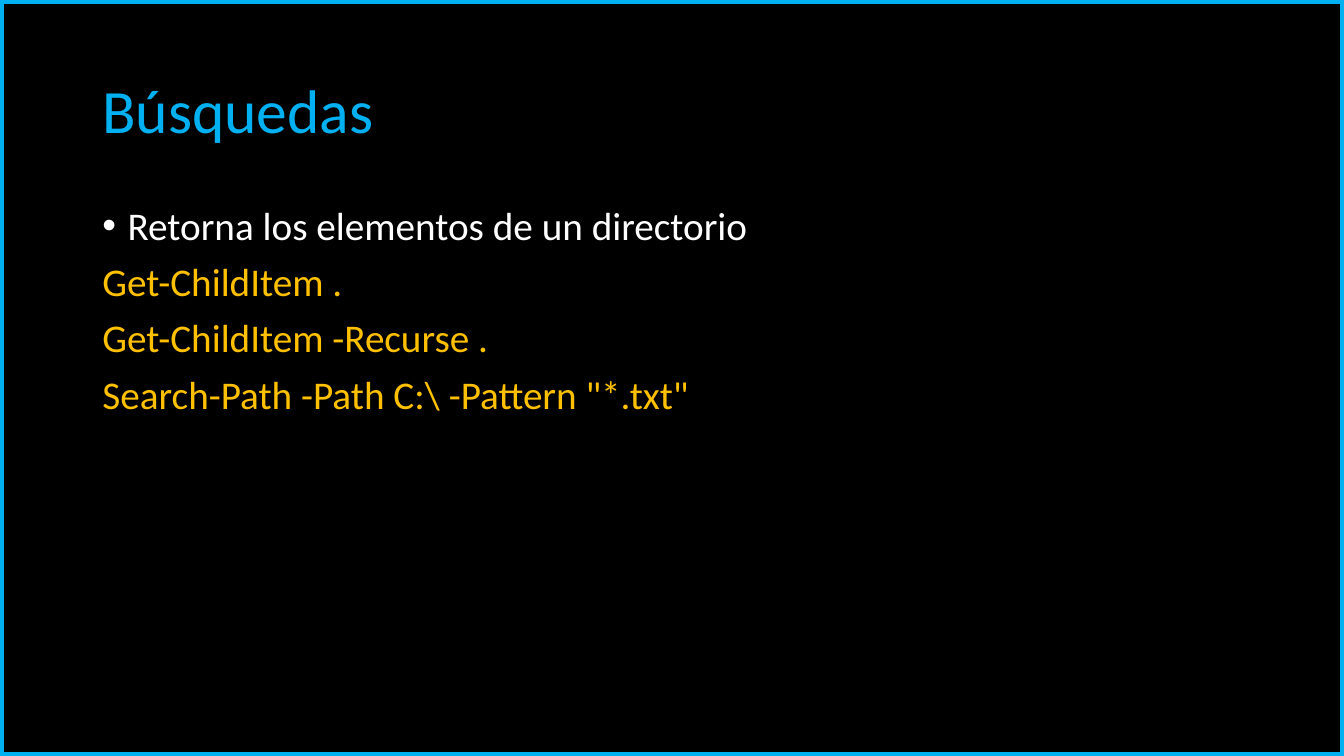
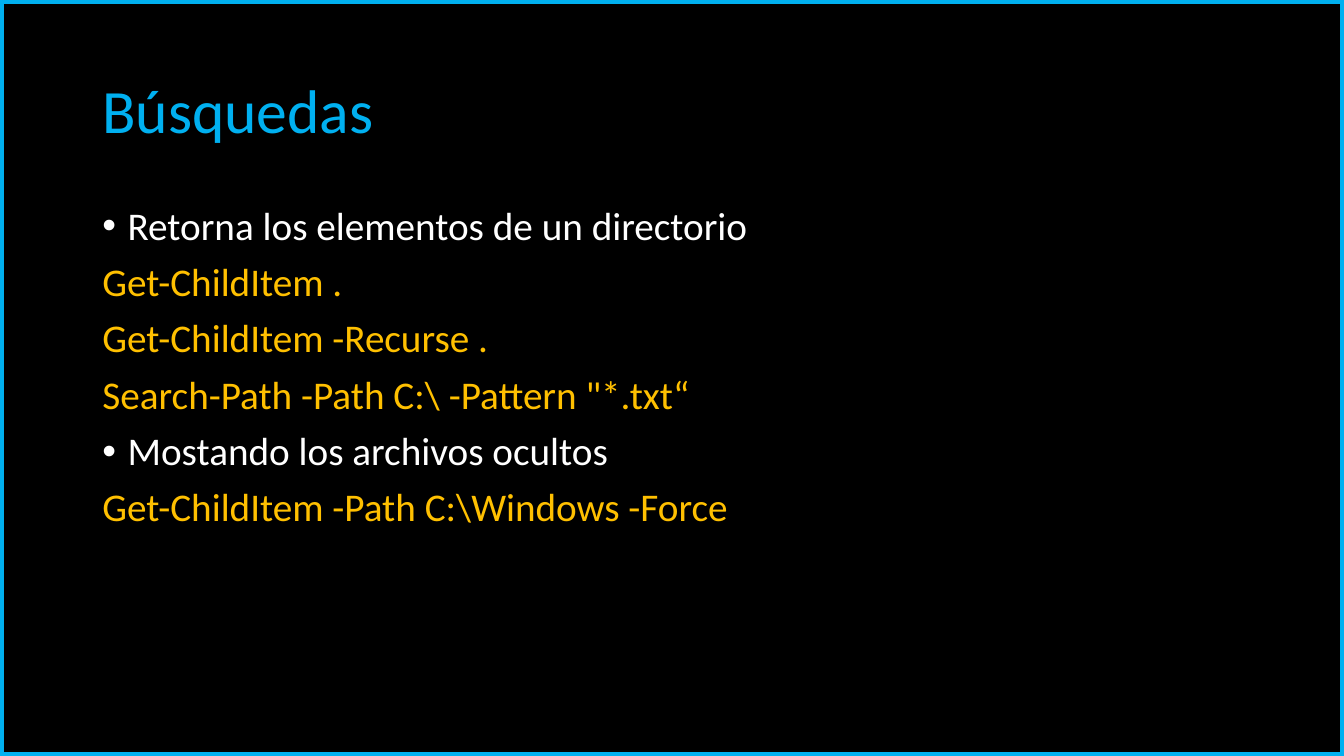
Before and after one commit to carloscarreno/linuxscripting, a slide deck: slide 77 of PowerShell Scripting.pptx (slide 71 before the commit). Drawn at 1344x756 pixels with LibreOffice and Linux fonts; fonts in the diff are those of the drawing. Boxes give left, top, right and bottom in pixels: in the first picture for what was removed or moved away, otherwise in the second. Text is boxed around its words. In the diff, an @@ line names an element or a change of style, - is before the commit and + after.

```diff
--- a/PowerShell Scripting.pptx
+++ b/PowerShell Scripting.pptx
@@ text at [102, 381, 727, 523]: text changed @@
-Search-Path -Path C:\ -Pattern "*.txt"
+Search-Path -Path C:\ -Pattern "*.txt“
+• Mostando los archivos ocultos
+Get-ChildItem -Path C:\Windows -Force
```
Also in this commit, not shown: 3 other slides changed, 8 slides added, 1 slide removed.
